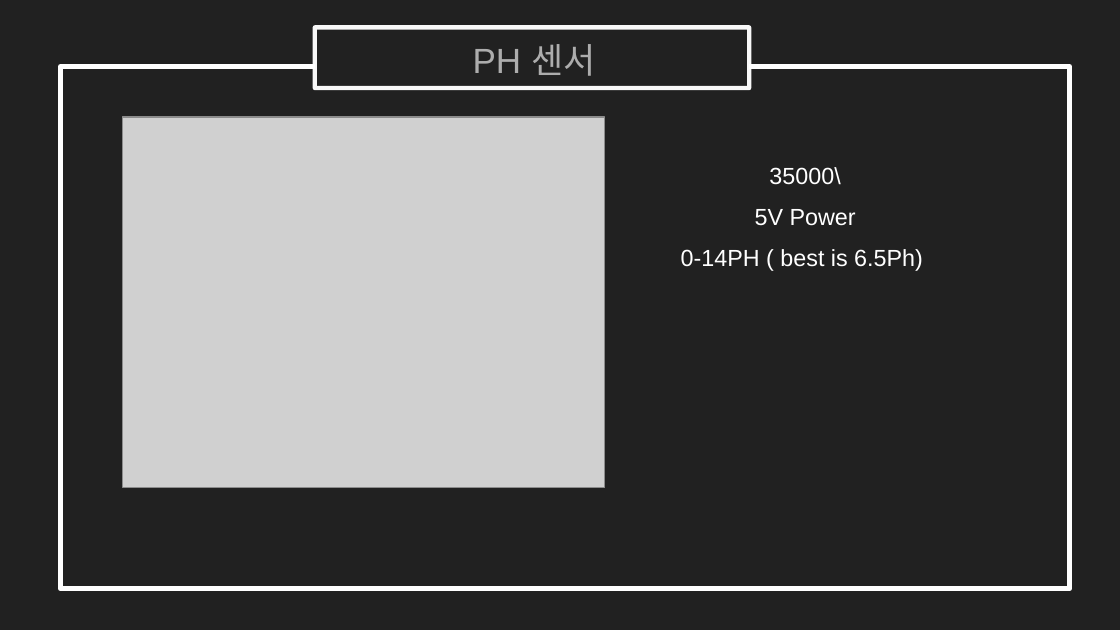
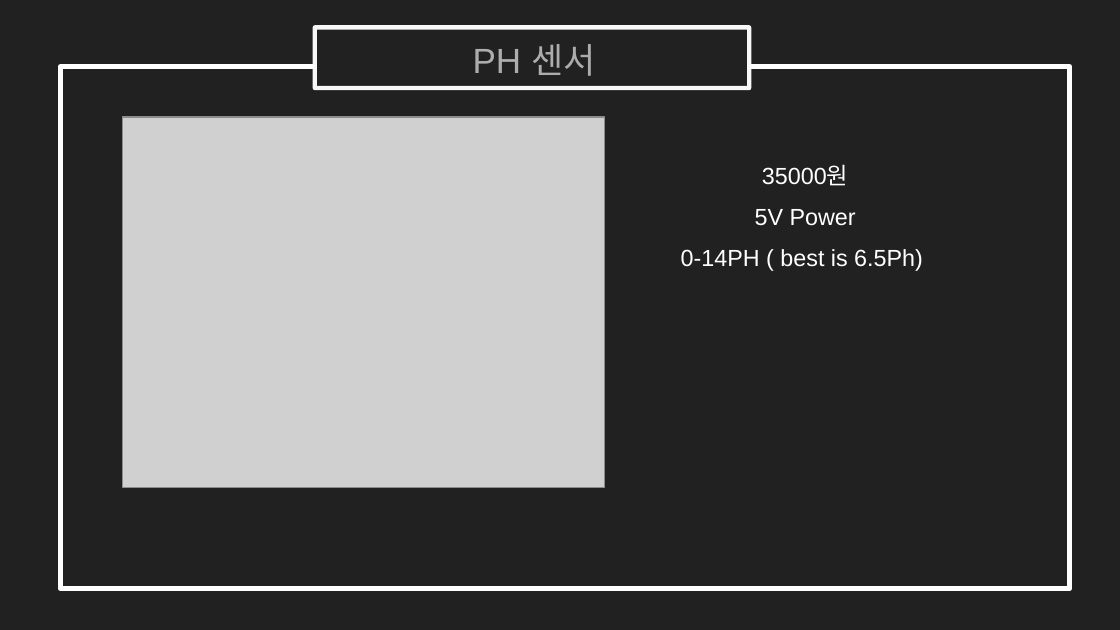
Before and after one commit to ForGraduate2020/Second-Semester, a slide deck: slide 9 of 19.11.06.pptx. Drawn at 1120x630 pixels with LibreOffice and Linux fonts; fonts in the diff are those of the drawing; grey boxes stand for pictures. Boxes give left, top, right and bottom in pixels: in the first picture for what was removed or moved away, otherwise in the second. Text is boxed around its words. In the diff, an @@ line names an element or a change of style, - is before the commit and + after.

```diff
--- a/19.11.06.pptx
+++ b/19.11.06.pptx
@@ text at (x1=762, y1=166, x2=848, y2=186): text changed @@
-35000\
+35000원
```
Also in this commit, not shown: 5 other slides changed.
